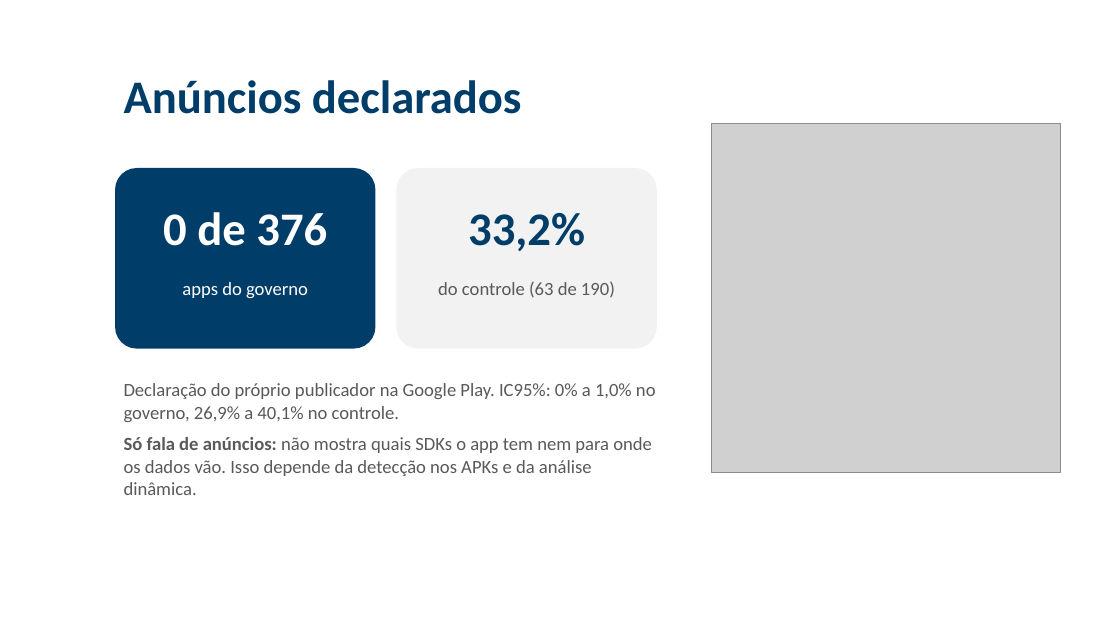
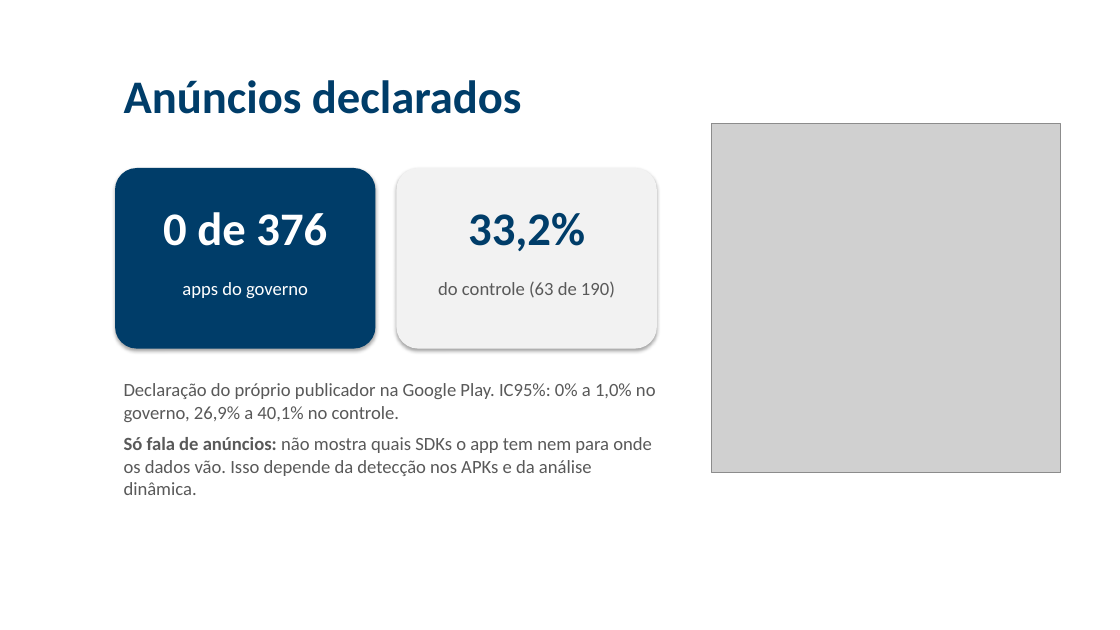
Before and after one commit to ClaudioAMF1/TCC, a slide deck: slide 9 of tcc/apresentacao/simulacao-defesa-rascunho.pptx. Drawn at 1120x630 pixels with LibreOffice and Linux fonts; fonts in the diff are those of the drawing; grey boxes stand for pictures; background and template pictures are left out. Boxes give left, top, right and bottom in pixels: in the first picture for what was removed or moved away, otherwise in the second. Text is boxed around its words. In the diff, an @@ line names an element or a change of style, - is before the commit and + after.

```diff
--- a/tcc/apresentacao/simulacao-defesa-rascunho.pptx
+++ b/tcc/apresentacao/simulacao-defesa-rascunho.pptx
@@ rounded rectangle at (115,168,376,349): shadow on @@
@@ rounded rectangle at (397,168,657,349): shadow on @@
```
Also in this commit, not shown: 9 other slides changed, 3 slides added, 3 slides removed, 15 other files.
